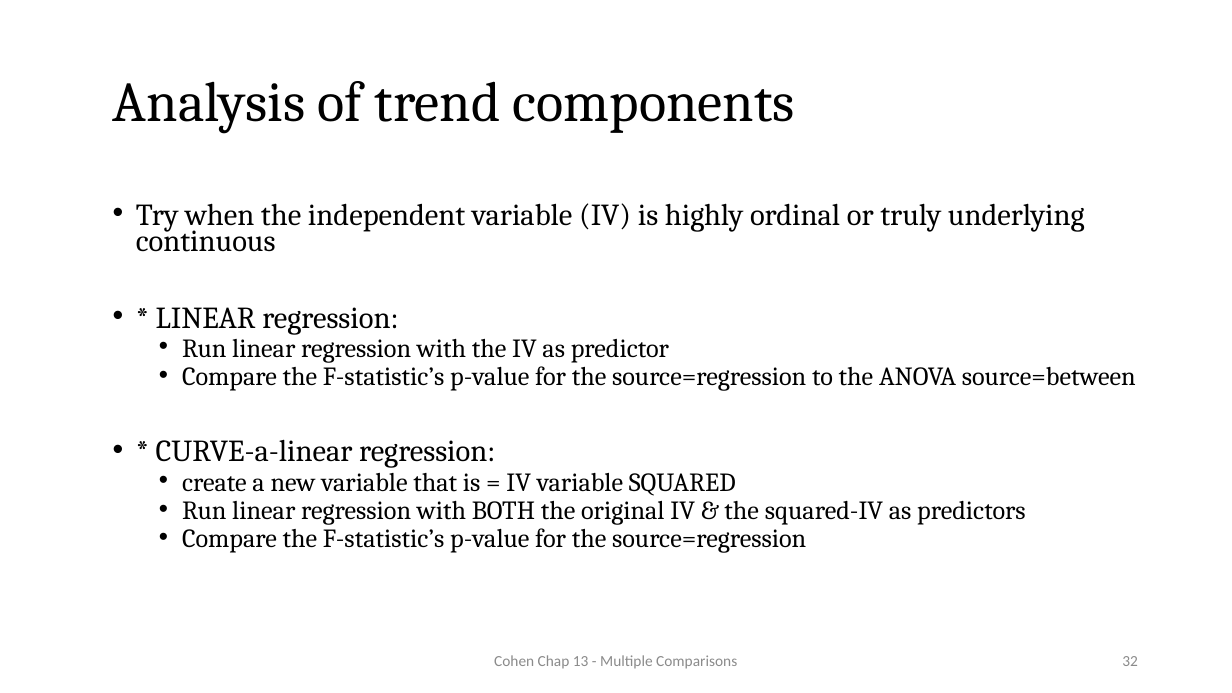
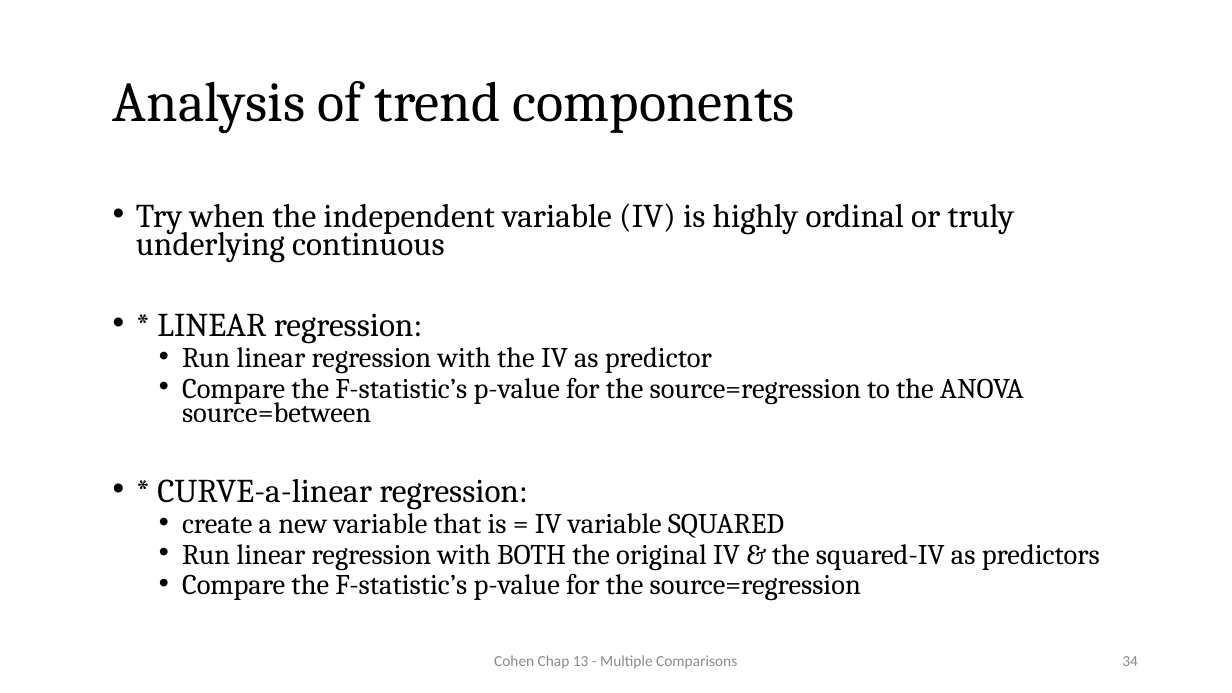
Before and after one commit to CEHS-research/PSY-6600_public, a slide deck: slide 34 of slides/Ch13_multcomp.pptx (slide 32 before the commit). Drawn at 1232x693 pixels with LibreOffice and Linux fonts; fonts in the diff are those of the drawing. Boxes give left, top, right and bottom in pixels: in the first picture for what was removed or moved away, otherwise in the second. Text is boxed around its words. In the diff, an @@ line names an element or a change of style, - is before the commit and + after.

```diff
--- a/slides/Ch13_multcomp.pptx
+++ b/slides/Ch13_multcomp.pptx
@@ text "Try when the independent variable ..." at (136,203,1100,601): size 23.8 to 25.9 pt in "Try when the independent variable (IV) is ...", "* LINEAR regression:", "* CURVE-a-linear regression:"; size 20.4 to 22.2 pt in "Run linear regression with the IV as ...", "Compare the F-statistic’s p-value for the source=regression ...", "create a new variable that is = ...", "Run linear regression with BOTH the original ..." and 1 more places @@
@@ page number at (1122,656,1138,666): text changed @@
-32
+34
```
Also in this commit, not shown: 6 other slides changed, 5 slides added, 1 slide removed.
